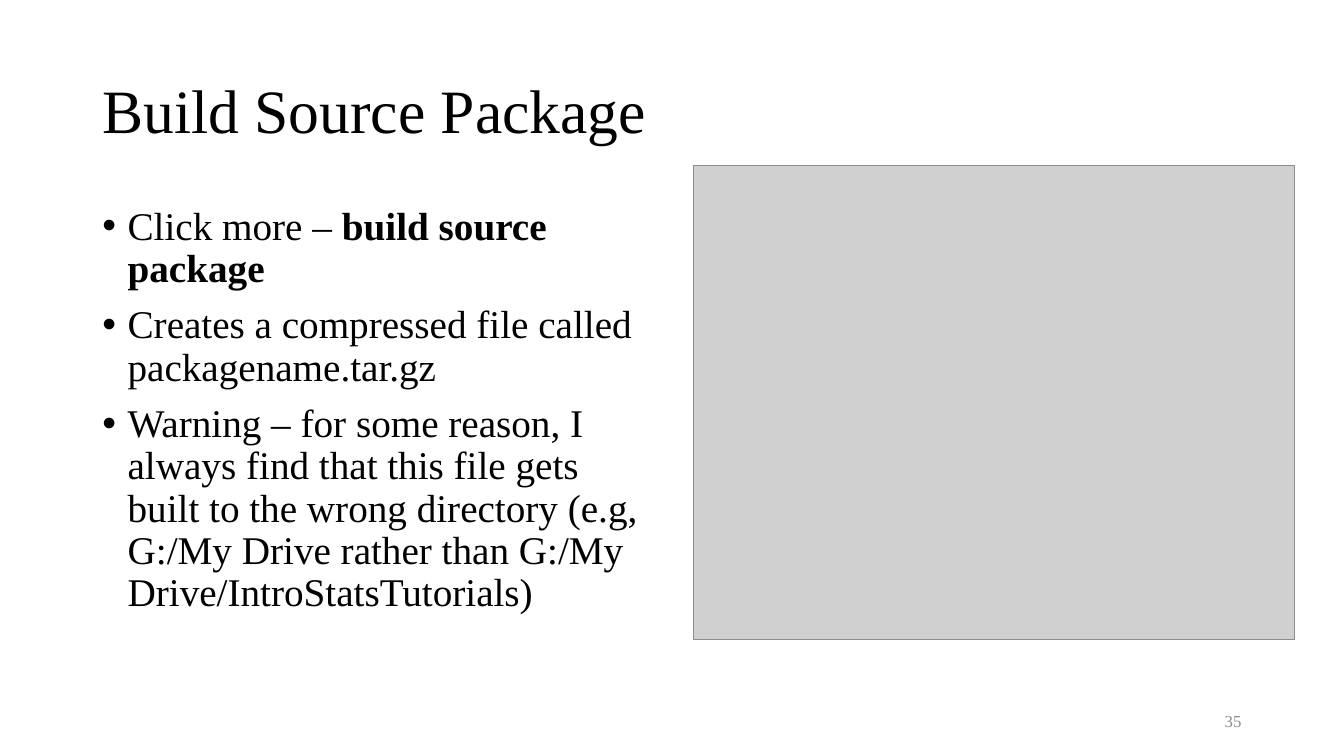
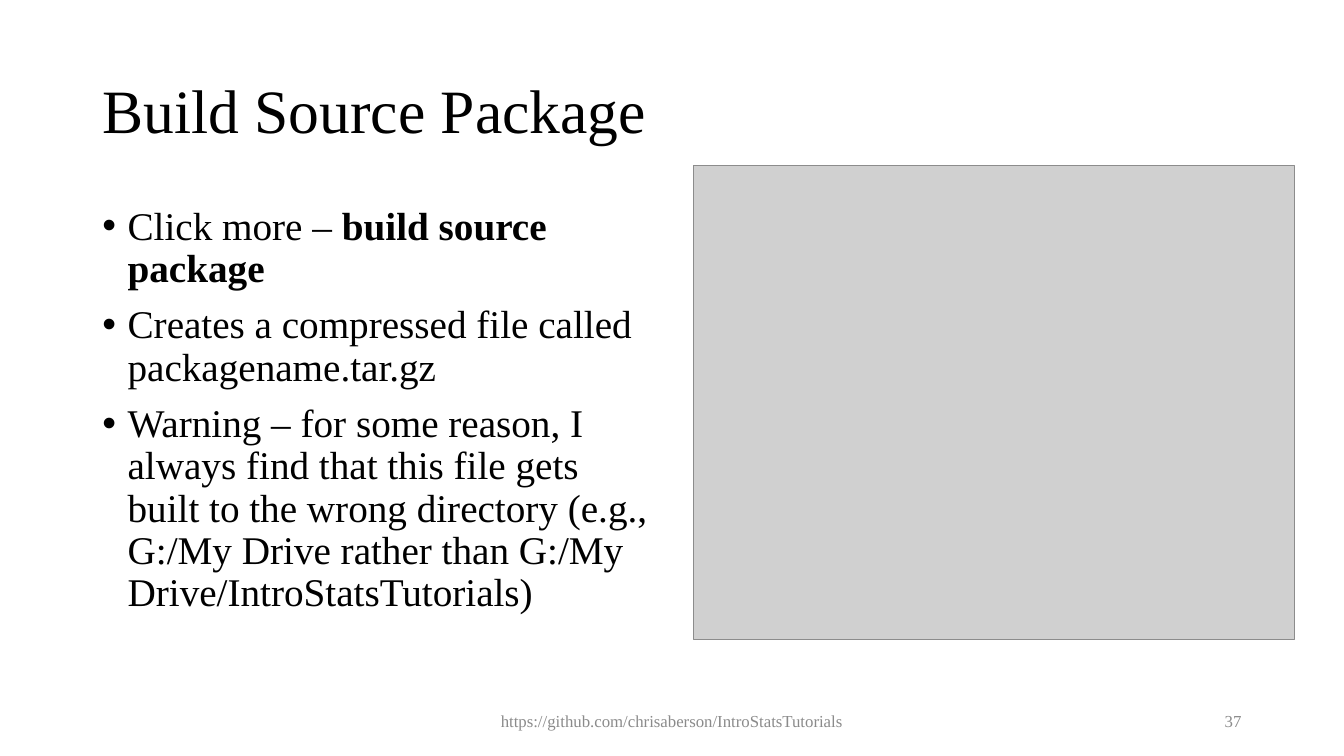
Before and after one commit to chrisaberson/IntroStatsTutorials, a slide deck: slide 37 of ppt/learnr.pptx (slide 35 before the commit). Drawn at 1344x756 pixels with LibreOffice and Linux fonts; fonts in the diff are those of the drawing; grey boxes stand for pictures. Boxes give left, top, right and bottom in pixels: in the first picture for what was removed or moved away, otherwise in the second. Text is boxed around its words. In the diff, an @@ line names an element or a change of style, - is before the commit and + after.

```diff
--- a/ppt/learnr.pptx
+++ b/ppt/learnr.pptx
@@ text at <box>128,409,647,614</box>: text changed @@
-• Warning – for some reason, I always find that this file gets built to the wrong directory (e.g, G:/My Drive rather than G:/My Drive/IntroStatsTutorials)
+• Warning – for some reason, I always find that this file gets built to the wrong directory (e.g., G:/My Drive rather than G:/My Drive/IntroStatsTutorials)
@@ text added at <box>501,715,843,731</box>, 12 pt, text #8C8C8C @@
+https://github.com/chrisaberson/IntroStatsTutorials
@@ page number at <box>1225,716,1242,727</box>: text changed @@
-35
+37
```
Also in this commit, not shown: 41 other slides changed, 4 slides added.
